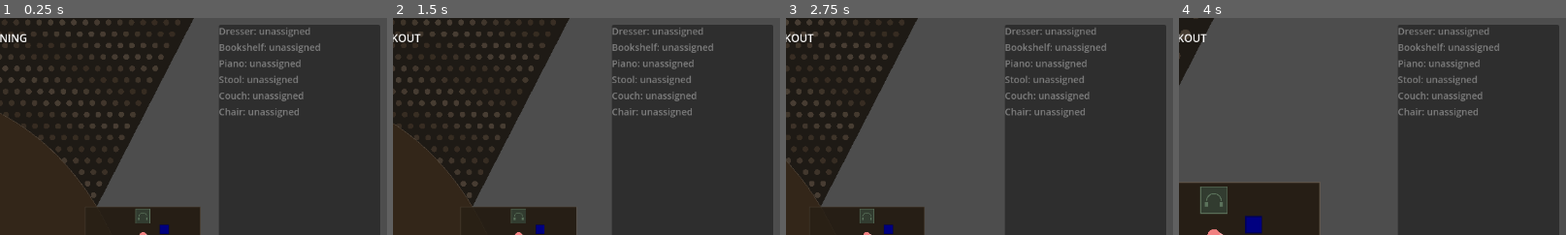
Above: before the commit, frames 1-4 (left to right).
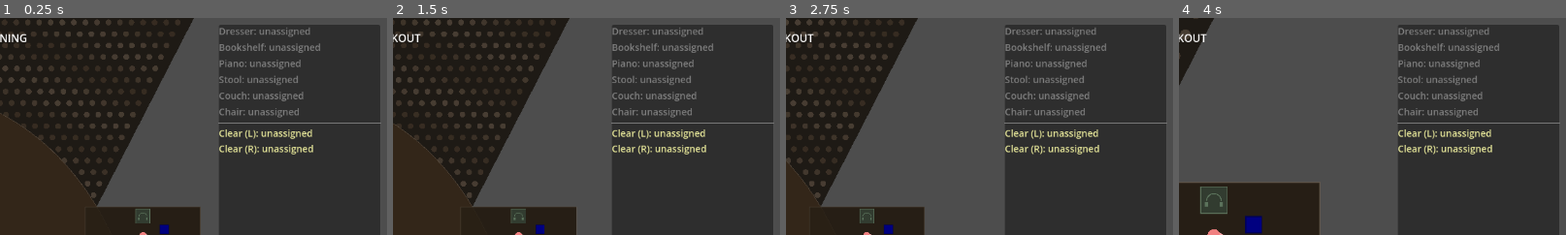
Above: after the commit, the same moments.

Repository: js-carpadakis/blackout
Game: Godot game, scene res://scenes/main/main.tscn
The game is run twice, just before and just after one commit, with the same random seed, the same clock (stepped at 60 frames per second) and the same inputs.
Inputs (mouse positions are % of the whole screen's width and height, from its top left):
- Up to frame 1 (0.25 s): no input
- Up to frame 2 (1.5 s): click "Start Blackout [Space]" at 0.5 s; tap Enter at 1.25 s; move the mouse to (72, 45) at 1.27 s; hold D (pan_right) from 1.28 s (still down); hold Space (start_execution) from 1.28 s (still down); click (72, 45) at 1.42 s
- Up to frame 3 (2.75 s): release D (pan_right) at 2 s; release Space (start_execution) at 2 s; drag from (30, 55) to (45, 70) at 2.02 s
- Up to frame 4 (4 s): tap Space (start_execution) at 2.75 s; move the mouse to (60, 28) at 2.77 s; hold D (pan_right) 2.78-3.5 s; hold Q (zoom_in) 2.78-3.5 s; drag from (45, 70) to (20, 35) at 3.52 s
The pictures show only the part of the screen within x 50-100%, y 0-50%; the shares and areas given below are measured in that part.

The runs differ from the first frame. In frame 1, 1.2% of the frame differs, in the area x 56-99%, y 48-63%; in frame 2, 1.2%; in frame 3, 1.2%; in frame 4, 1.2%.

Commit message:
Add clear zone funtionality regarding stagehand assignment and execution end condition check

Diff:
--- a/scripts/core/game_session.gd
+++ b/scripts/core/game_session.gd
@@ -52,6 +52,10 @@
 # Backstage: 2000x600 rectangle overlapping wings and bottom of stage
 const BACKSTAGE_RECT := Rect2(-1000, -100, 2000, 600)
 
+# Clear zones: 50x50 squares near the top of each wing
+const CLEAR_ZONE_LEFT := Rect2(-825, -92, 50, 50)
+const CLEAR_ZONE_RIGHT := Rect2(775, -92, 50, 50)
+
 # Phase state
 var _is_planning: bool = true
 
@@ -66,6 +70,10 @@
 var _prop_execution: Dictionary = {}  # prop -> { "phase": LegPhase, "arrived": [stagehands] }
 var _props_waiting_for_stagehand: Dictionary = {}  # stagehand -> [props waiting for this stagehand]
 var _execution_ending: bool = false  # True once all props are done, waiting for stagehands to return
+
+# Clear zone stagehand assignments (planning phase)
+var _clear_zone_left_stagehand: CharacterBody2D = null
+var _clear_zone_right_stagehand: CharacterBody2D = null
 
 
 func _ready() -> void:
@@ -252,6 +260,14 @@
 	if not selected_stagehand:
 		return
 
+	# Check if right-clicked inside a clear zone — toggle stagehand assignment
+	if CLEAR_ZONE_LEFT.has_point(world_pos):
+		_toggle_clear_zone_assignment(selected_stagehand, true)
+		return
+	if CLEAR_ZONE_RIGHT.has_point(world_pos):
+		_toggle_clear_zone_assignment(selected_stagehand, false)
+		return
+
 	# Check if right-clicked on a prop — toggle stagehand assignment on the active leg
 	for prop in props:
 		var half_size: Vector2 = prop.prop_size / 2.0
@@ -300,6 +316,29 @@
 	print("Assigned ", stagehand.stagehand_name, " -> ", prop.prop_name, " leg ", active_leg + 1)
 
 
+func _toggle_clear_zone_assignment(stagehand: CharacterBody2D, is_left: bool) -> void:
+	if is_left:
+		if _clear_zone_left_stagehand == stagehand:
+			_clear_zone_left_stagehand = null
+			print("Unassigned ", stagehand.stagehand_name, " from Clear (L)")
+		else:
+			# If stagehand was on the other zone, remove them from it
+			if _clear_zone_right_stagehand == stagehand:
+				_clear_zone_right_stagehand = null
+			_clear_zone_left_stagehand = stagehand
+			print("Assigned ", stagehand.stagehand_name, " -> Clear (L)")
+	else:
+		if _clear_zone_right_stagehand == stagehand:
+			_clear_zone_right_stagehand = null
+			print("Unassigned ", stagehand.stagehand_name, " from Clear (R)")
+		else:
+			if _clear_zone_left_stagehand == stagehand:
+				_clear_zone_left_stagehand = null
+			_clear_zone_right_stagehand = stagehand
+			print("Assigned ", stagehand.stagehand_name, " -> Clear (R)")
+	_update_hud()
+
+
 func _on_add_leg_pressed() -> void:
 	# Add a new leg to the selected prop (or the first prop the selected stagehand is assigned to)
 	var prop: StaticBody2D = selected_prop
@@ -381,6 +420,10 @@
 	_prop_execution.clear()
 	_props_waiting_for_stagehand.clear()
 	_execution_ending = false
+
+	# Clear zone assignments — must be reassigned each round
+	_clear_zone_left_stagehand = null
+	_clear_zone_right_stagehand = null
 
 	_deselect_all()
 	_update_hud()
@@ -439,14 +482,7 @@
 	if not prop:
 		# Check if any props were waiting for this stagehand to become free
 		if not _try_dispatch_waiting_prop(stagehand) and _execution_ending:
-			# Check if all stagehands have finished moving
-			var all_idle: bool = true
-			for sh in stagehands:
-				if sh.current_state == StagehandController.State.MOVING or sh.current_state == StagehandController.State.CARRYING:
-					all_idle = false
-					break
-			if all_idle:
-				_end_execution()
+			_check_execution_end_condition()
 		return
 
 	var exec: Dictionary = _prop_execution[prop]
@@ -603,6 +639,23 @@
 	return dispatched
 
 
+func _check_execution_end_condition() -> void:
+	# Both clear zones must have an assigned stagehand standing inside
+	if not _clear_zone_left_stagehand or not _clear_zone_right_stagehand:
+		return
+	if not CLEAR_ZONE_LEFT.has_point(_clear_zone_left_stagehand.global_position):
+		return
+	if not CLEAR_ZONE_RIGHT.has_point(_clear_zone_right_stagehand.global_position):
+		return
+	# All other stagehands must be idle
+	for sh in stagehands:
+		if sh == _clear_zone_left_stagehand or sh == _clear_zone_right_stagehand:
+			continue
+		if sh.current_state == StagehandController.State.MOVING or sh.current_state == StagehandController.State.CARRYING:
+			return
+	_end_execution()
+
+
 # =============================================================================
 # SELECTION
 # =============================================================================
@@ -637,7 +690,7 @@
 
 func _update_hud() -> void:
 	if planning_hud:
-		planning_hud.update_task_list(props)
+		planning_hud.update_task_list(props, _clear_zone_left_stagehand, _clear_zone_right_stagehand)
 
 
 # =============================================================================
@@ -703,5 +756,17 @@
 
 
 func _return_to_nearest_wing(stagehand: CharacterBody2D) -> void:
+	var zone_target: Variant = _get_clear_zone_target(stagehand)
+	if zone_target != null:
+		stagehand.move_to(zone_target as Vector2)
+		return
 	var wing_pos: Vector2 = _get_nearest_wing_position(stagehand.global_position)
 	stagehand.move_to(wing_pos)
+
+
+func _get_clear_zone_target(stagehand: CharacterBody2D) -> Variant:
+	if stagehand == _clear_zone_left_stagehand:
+		return CLEAR_ZONE_LEFT.get_center()
+	if stagehand == _clear_zone_right_stagehand:
+		return CLEAR_ZONE_RIGHT.get_center()
+	return null
--- a/scripts/ui/planning_hud.gd
+++ b/scripts/ui/planning_hud.gd
@@ -36,7 +36,7 @@
 	add_leg_button.visible = phase_name == "PLANNING"
 
 
-func update_task_list(all_props: Array[StaticBody2D]) -> void:
+func update_task_list(all_props: Array[StaticBody2D], clear_left: CharacterBody2D = null, clear_right: CharacterBody2D = null) -> void:
 	# Clear existing entries
 	for child in task_list.get_children():
 		child.queue_free()
@@ -77,3 +77,15 @@
 			entry.add_theme_color_override("font_color", Color(0.5, 0.5, 0.5))
 
 		task_list.add_child(entry)
+
+	# Separator and clear zone assignments
+	var sep := HSeparator.new()
+	task_list.add_child(sep)
+
+	var clear_label := Label.new()
+	clear_label.add_theme_font_size_override("font_size", 14)
+	var left_name: String = clear_left.stagehand_name if clear_left else "unassigned"
+	var right_name: String = clear_right.stagehand_name if clear_right else "unassigned"
+	clear_label.text = "Clear (L): %s\nClear (R): %s" % [left_name, right_name]
+	clear_label.add_theme_color_override("font_color", Color(0.9, 0.9, 0.6))
+	task_list.add_child(clear_label)
